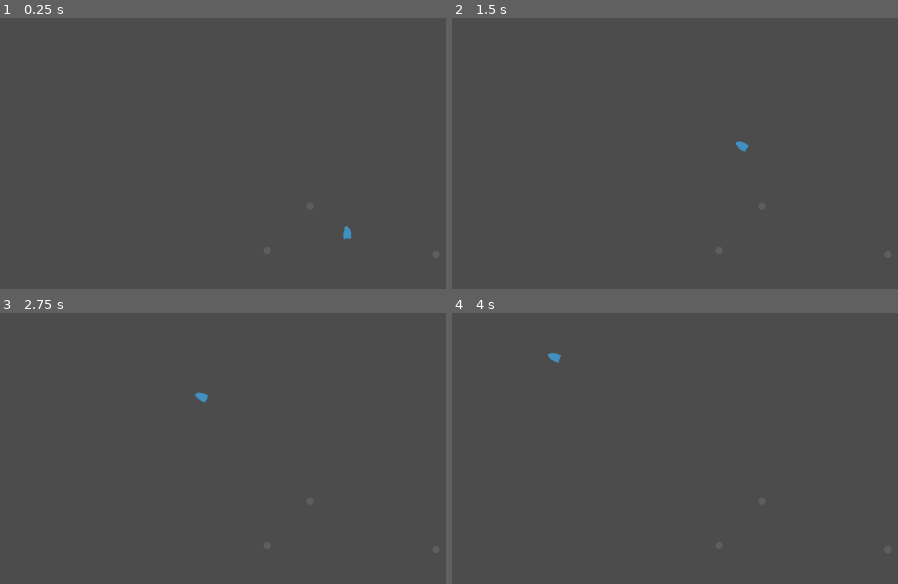
Above: before the commit, frames 1-4 (two rows, left to right).
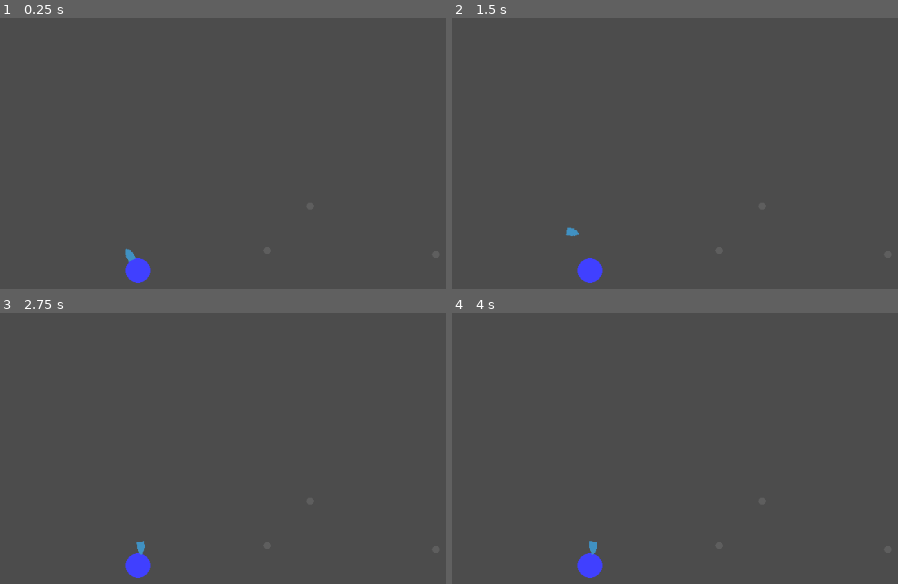
Above: after the commit, the same moments.

Repository: MariusBP/SpacePuzzle
Game: Godot game, scene res://Maps/Demo.tscn
The game is run twice, just before and just after one commit, with the same random seed, the same clock (stepped at 60 frames per second) and the same inputs.
Inputs (mouse positions are in pixels of both pictures, inside the frame that each line leads up to):
- Up to frame 1 (0.25 s): no input
- Up to frame 2 (1.5 s): tap Enter (ui_accept) at 0.5, 1.35 s; move the mouse to (outside the picture) at 0.52 s; hold Enter (ui_accept) 0.53-1.28 s; move the mouse to (688, 275) at 1.27 s
- Up to frame 3 (2.75 s): tap Enter (ui_accept) at 1.52, 1.82, 2 s; move the mouse to (outside the picture) at 2.02 s; hold Enter (ui_accept) from 2.03 s (still down)
- Up to frame 4 (4 s): move the mouse to (outside the picture) at 2.77 s; release Enter (ui_accept) at 2.78 s; tap Enter (ui_accept) at 2.85, 3.02, 3.32, 3.5 s; move the mouse to (outside the picture) at 3.52 s; hold Enter (ui_accept) from 3.53 s (still down)

The runs differ from the first frame. In frame 1, 0.6% of the frame differs, in the area x 28-79%, y 76-98%; in frame 2, 0.6%; in frame 3, 0.6%; in frame 4, 0.6%.

Commit message:
added rotation around planet

Diff:
--- /dev/null
+++ b/Entities/Planets/PlanetStart.tscn
@@ -0,0 +1,14 @@
+[gd_scene load_steps=3 format=2]
+
+[ext_resource path="res://Entities/Planets/PlanetBlue.png" type="Texture" id=1]
+
+[sub_resource type="CircleShape2D" id=1]
+radius = 15.3903
+
+[node name="PlanetStart" type="StaticBody2D"]
+
+[node name="PlanetBlue" type="Sprite" parent="."]
+texture = ExtResource( 1 )
+
+[node name="CollisionShape2D" type="CollisionShape2D" parent="."]
+shape = SubResource( 1 )
--- a/Maps/Demo.tscn
+++ b/Maps/Demo.tscn
@@ -1,14 +1,19 @@
-[gd_scene load_steps=3 format=2]
+[gd_scene load_steps=4 format=2]
 
 [ext_resource path="res://Player/Player.tscn" type="PackedScene" id=1]
 [ext_resource path="res://Entities/Planets/PlanetNeutral.tscn" type="PackedScene" id=2]
+[ext_resource path="res://Entities/Planets/PlanetStart.tscn" type="PackedScene" id=3]
 
 [node name="Node2D" type="Node2D"]
 
 [node name="Player" parent="." instance=ExtResource( 1 )]
 position = Vector2( 451.885, 302.128 )
+z_index = 1000
 
 [node name="Planets" type="Node2D" parent="."]
+
+[node name="PlanetStart" parent="Planets" instance=ExtResource( 3 )]
+position = Vector2( 183.255, 324.653 )
 
 [node name="PlanetNeutral" parent="Planets" instance=ExtResource( 2 )]
 position = Vector2( 564.255, 304.539 )
--- a/Player/Player.gd
+++ b/Player/Player.gd
@@ -1,23 +1,39 @@
 extends KinematicBody2D
 
 onready var Planets = get_node("../Planets")
+onready var PlanetStart = get_node("../Planets/PlanetStart")
 
 enum {
+	LAUNCH
 	MOVE
-	INVINCIBLE
+	LANDED
 }
 
-var state = MOVE
-var velocity = Vector2(0, -100)
-var acceleration = Vector2.ZERO
+var state = LAUNCH
+var velocity = Vector2.ZERO
+var launch_velocity = 100
 var thrust = 100
 var G = 200000
 var has_collided
+var anchor_position
+
+func _ready():
+	anchor_position = PlanetStart.global_position
+	set_global_position(PlanetStart.global_position)
 
 func _physics_process(delta):
 	match state:
+		LAUNCH:
+			launch_state(delta)
 		MOVE:
 			move_state(delta)
+
+func launch_state(_delta):
+	look_at(get_global_mouse_position())
+	set_global_position((anchor_position + Vector2(23, 0).rotated(rotation)))
+	if Input.is_action_pressed("ui_accept"):
+		velocity = launch_velocity*Vector2(1,0).rotated(rotation)
+		state = MOVE
 
 func move_state(delta):
 	for i in range(Planets.get_child_count()):
@@ -25,15 +41,12 @@
 		velocity = velocity + acceleration(Planet.get_global_position(), get_global_position())*delta
 
 	if Input.is_action_pressed("ui_accept"):
-		rotation_degrees = atan2(velocity.x, -velocity.y)*180/PI
+		rotation = velocity.angle()
 		velocity = velocity + velocity.normalized() * thrust * delta
 	else:
-		rotation_degrees = atan2(velocity.x, -velocity.y)*180/PI
+		rotation = velocity.angle()
 
 	has_collided = move_and_collide(velocity * delta)
-
-	if has_collided:
-		queue_free()
 
 func acceleration(pos1, pos2):
 	var direction = pos1 - pos2
--- a/Player/Player.tscn
+++ b/Player/Player.tscn
@@ -11,9 +11,11 @@
 script = ExtResource( 2 )
 
 [node name="RocketBlue" type="Sprite" parent="."]
+rotation = 1.5708
 texture = ExtResource( 1 )
 
 [node name="CollisionShape2D" type="CollisionShape2D" parent="."]
+rotation = 1.5708
 shape = SubResource( 1 )
 
 [node name="AnimationPlayer" type="AnimationPlayer" parent="."]
Renamed: Entities/PlanetBlue.png -> Entities/Planets/PlanetBlue.png
Not shown, changed: Entities/Planets/PlanetBlue.png.import
Renamed: Entities/PlanetGreen.png -> Entities/Planets/PlanetGreen.png
Not shown, changed: Entities/Planets/PlanetGreen.png.import
